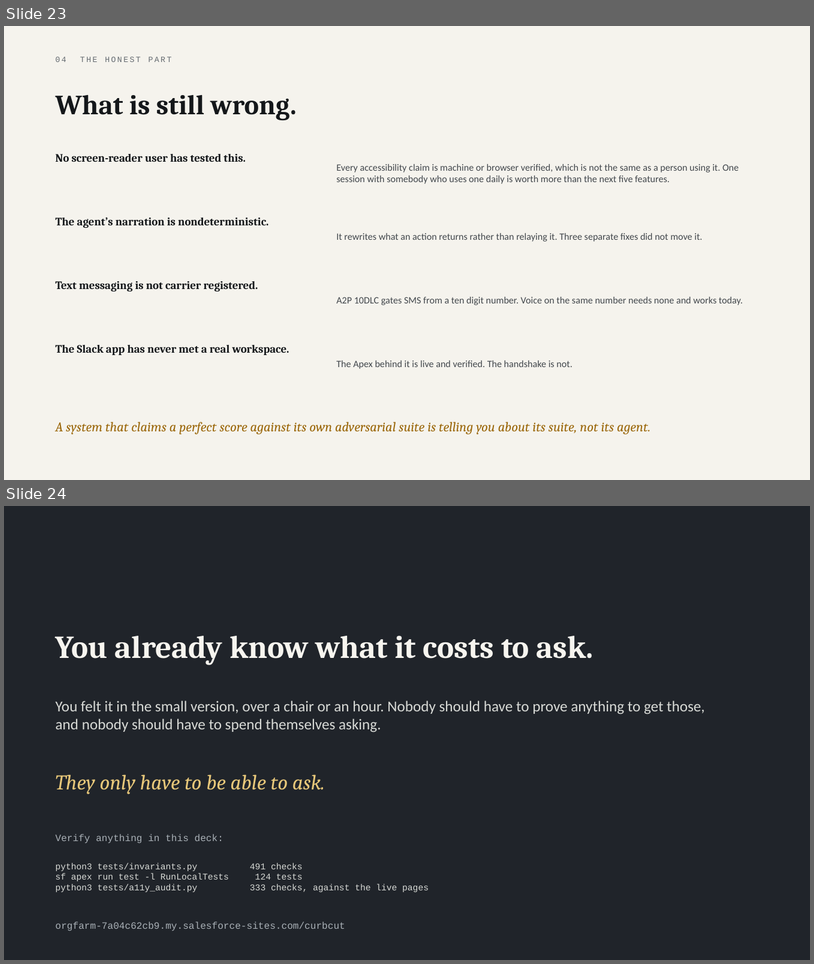
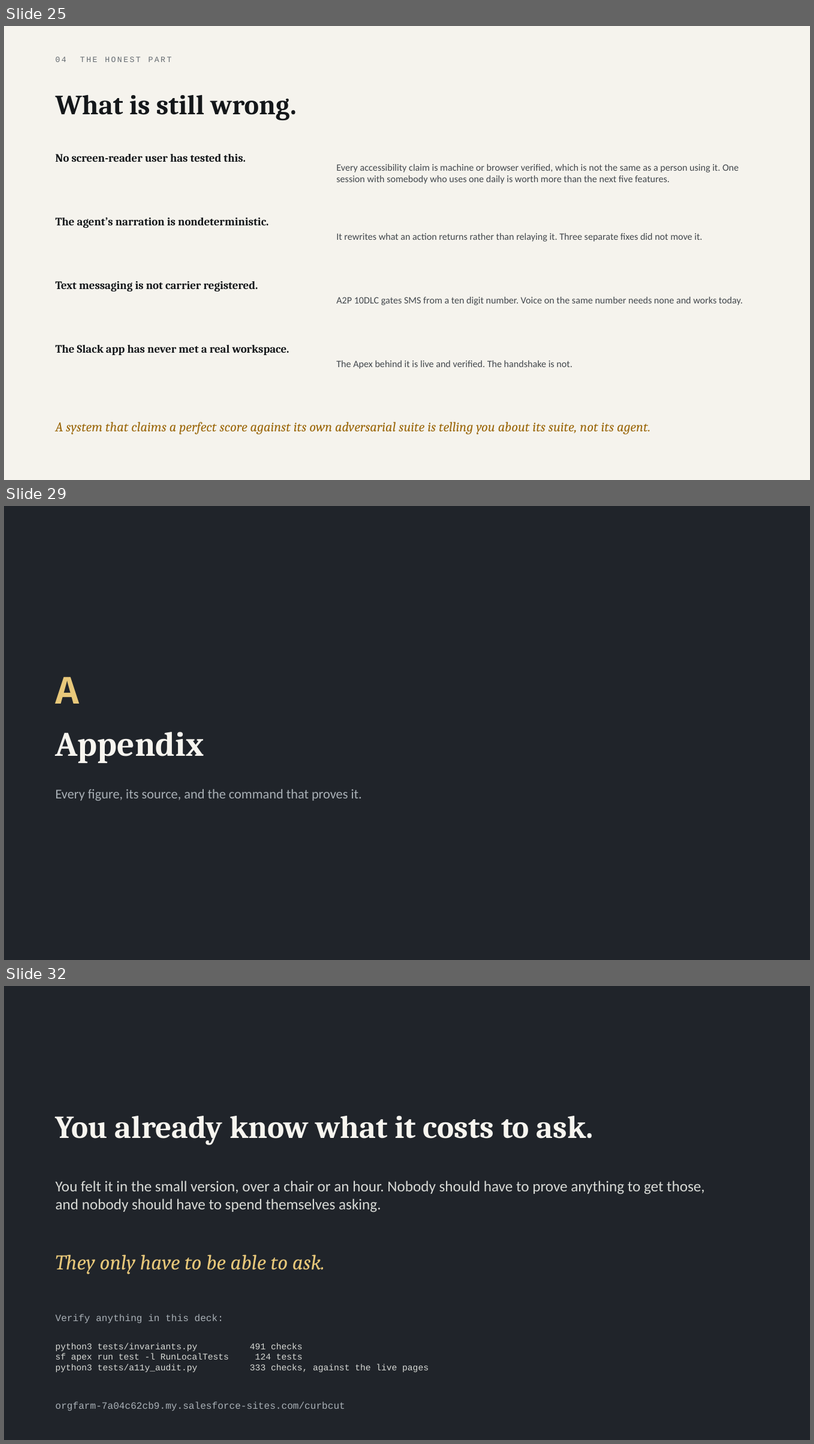
Before and after one commit to parthsevak2/curb-cut, a slide deck: submission/Curb-Cut.pptx. Shown one above the other, each under a label of ours: slides 23 and 24 before the commit, slides 25, 29 and 32 after it; the slides between them are not shown. The pictures are 814x964 and 814x1444 pixels, drawn with LibreOffice and Linux fonts; fonts in the diff are those of the drawing. Boxes give left, top, right and bottom in pixels: in the first picture for what was removed or moved away, otherwise in the second. Text is boxed around its words. In the diff, an @@ line names an element or a change of style, - is before the commit and + after.

```diff
--- a/submission/Curb-Cut.pptx
+++ b/submission/Curb-Cut.pptx
@@ slide 29 added at bbox=[4, 506, 810, 960], background #20242A @@
@@ text added at bbox=[56, 676, 80, 703], 48 pt, text #E8C87A, bold @@
+A
@@ text added at bbox=[56, 732, 204, 763], 41 pt, text #F7F5EF, bold @@
+Appendix
@@ text added at bbox=[56, 789, 362, 801], 16 pt, text #A9B0B6 @@
+Every figure, its source, and the command that proves it.
@@ what was slide 23 is now slide 25 @@
@@ what was slide 24 is now slide 32 @@
```
Also in this commit, not shown: 1 slide changed, 7 other slides added.
